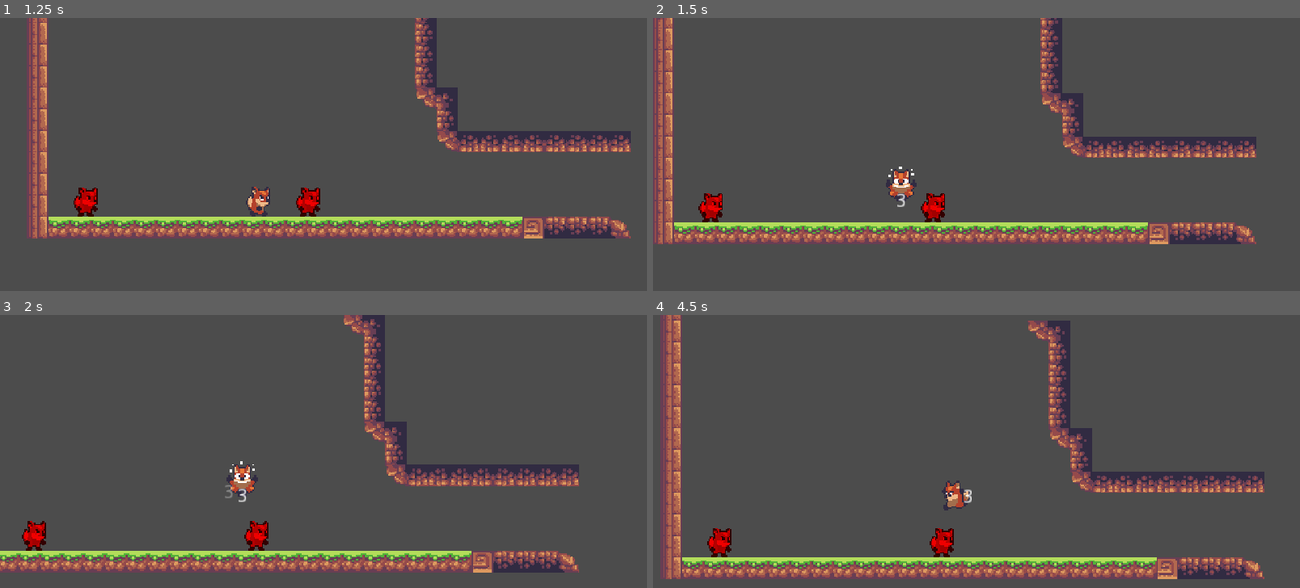
Above: before the commit, frames 1-4 (two rows, left to right).
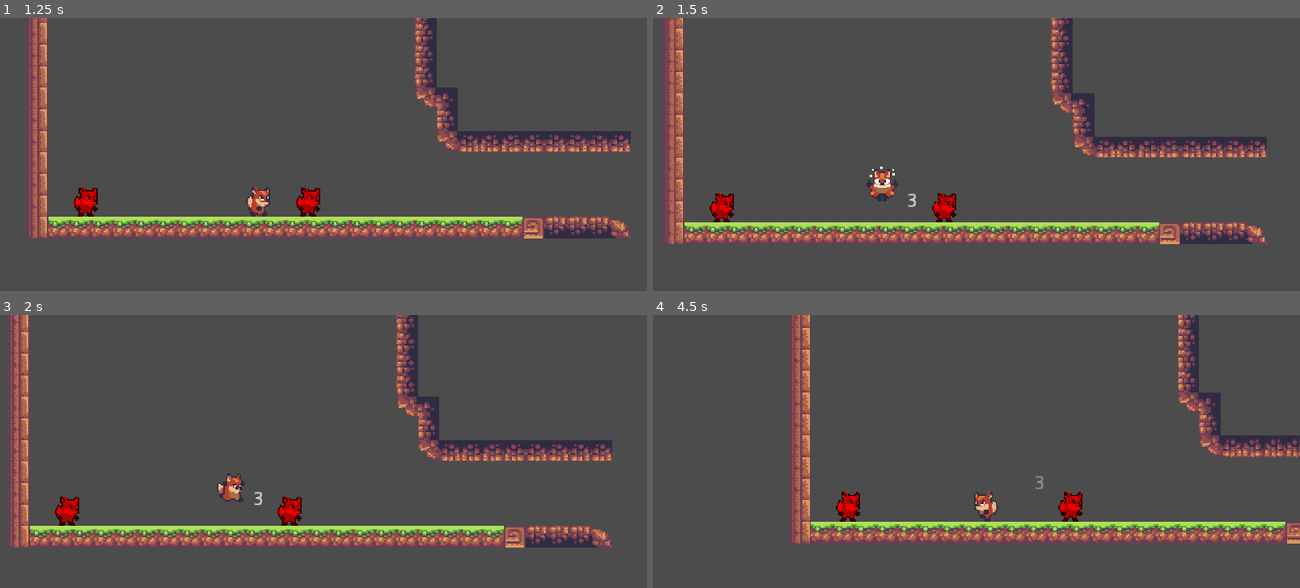
Above: after the commit, the same moments.

Repository: ihorck/godot-player-states
Game: Godot game, scene res://level/Level_teste.tscn
Same seed, same stepped clock (60 frames per second), same inputs: the game is played once before the commit and once after it.
Inputs (mouse positions are in pixels of both pictures, inside the frame that each line leads up to):
- Up to frame 1 (1.25 s): tap Enter (ui_accept) at 0.5, 0.77 s; move the mouse to (465, 181) at 0.52 s; hold Right (ui_right) from 0.53 s (still down)
- Up to frame 2 (1.5 s): keep holding Right (ui_right); move the mouse to (847, 217) at 1.27 s
- Up to frame 3 (2 s): keep holding Right (ui_right); tap Enter (ui_accept) at 1.52 s
- Up to frame 4 (4.5 s): move the mouse to (1041, 416) at 2.02 s; release Right (ui_right) at 2.03 s; hold Left (ui_left) 2.03-2.78 s; move the mouse to (944, 568) at 2.77 s; hold Right (ui_right) 2.78-4.28 s; tap Enter (ui_accept) at 3.02, 3.77 s; move the mouse to (1170, 552) at 3.52 s; move the mouse to (782, 443) at 4.27 s; hold Left (ui_left) from 4.28 s (still down)

Frame 1 is identical in both runs. In frame 2, 13% of the frame differs, in the area x 0-95%, y 0-83%; in frame 3, 27%; in frame 4, 28%, in the area x 1-100%, y 0-97%.

Commit message:
Fixed issue in the knockback math

Diff:
--- /dev/null
+++ b/scenes/player/JumpParticles.tscn
@@ -0,0 +1,18 @@
+[gd_scene load_steps=2 format=2]
+
+[sub_resource type="ParticlesMaterial" id=1]
+flag_disable_z = true
+spread = 180.0
+gravity = Vector3( 0, 30, 0 )
+initial_velocity = 10.0
+initial_velocity_random = 0.5
+orbit_velocity = 0.0
+orbit_velocity_random = 0.0
+color = Color( 1, 1, 1, 0.588235 )
+
+[node name="JumpParticles" type="Particles2D"]
+position = Vector2( 0, 15 )
+amount = 20
+randomness = 1.0
+local_coords = false
+process_material = SubResource( 1 )
--- a/scenes/player/Player.gd
+++ b/scenes/player/Player.gd
@@ -133,7 +133,7 @@
 		anim.play("Damage")
 		knockbackTimer -= 1
 		motion.y = - 20 * knockbackTimer
-		motion.x = (20) * (direction - 1) * knockbackTimer
+		motion.x = (30) * (direction * -1) * knockbackTimer
 	else:
 		knockbackTimer = 0
 		state = STATE.DEFAULT
